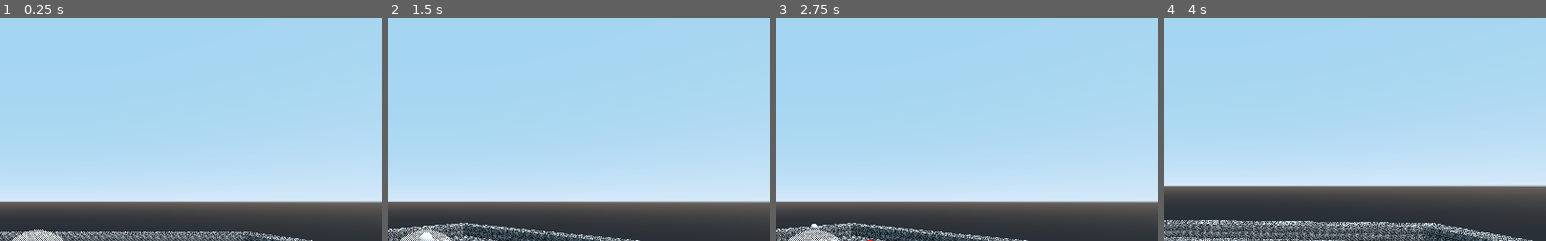
Above: before the commit, frames 1-4 (left to right).
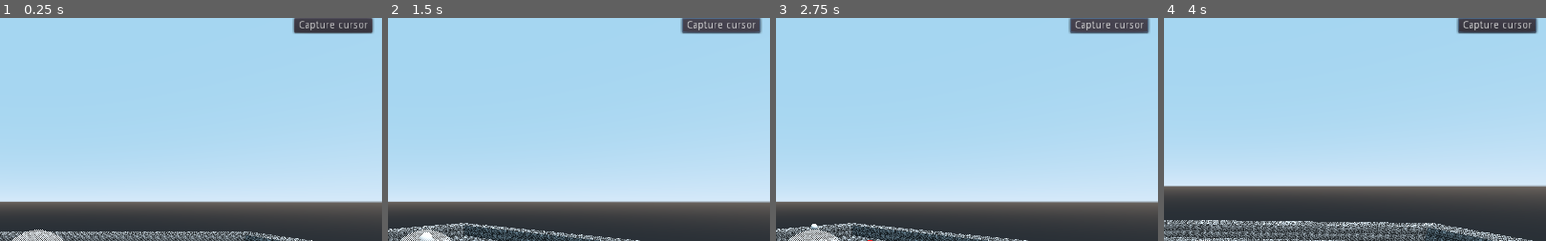
Above: after the commit, the same moments.

Repository: BrightMothGames/RollerBall2
Game: Godot game, scene res://SpatialTest.tscn
Two runs of this game, one before a commit and one after it. Both use one fixed random seed, a clock stepped at 60 frames per second and the inputs below. The engine's default icon, where the game draws it, is replaced by a stand-in: a white triangle on a blue panel in a dark square.
Inputs (mouse positions are % of the whole screen's width and height, from its top left):
- Up to frame 1 (0.25 s): no input
- Up to frame 2 (1.5 s): click (89, 2) at 0.5 s, where only the run after the commit has a clickable "Capture cursor"; click (89, 2) at 1.25 s, where only the run after the commit has a clickable "Capture cursor"
- Up to frame 3 (2.75 s): click (89, 2) at 2 s, where only the run after the commit has a clickable "Capture cursor"
- Up to frame 4 (4 s): move the mouse to (55, 50) at 2.77 s; press the mouse at (55, 50) at 2.78 s; move the mouse to (45, 50) at 3.52 s; release the mouse at (45, 50) at 3.53 s; tap D (MoveX+) at 3.6 s
The pictures show only the part of the screen within x 45-95%, y 0-50%; the shares and areas given below are measured in that part.

The runs differ from the first frame. In frame 1, 1.6% of the frame differs, in the area x 76-98%, y 0-8%; in frame 2, 1.6%; in frame 3, 1.6%; in frame 4, 1.6%.

Commit message:
browser capture cursor maybe

Diff:
--- a/project/GUI.gd
+++ b/project/GUI.gd
@@ -2,7 +2,6 @@
 
 onready var player = get_parent()
 onready var healthBar = get_node("HealthBar")
-
 
 
 func _ready():
@@ -27,3 +26,6 @@
 		healthBar.get_child(i).texture = load("res://icons/hud_heartEmpty.png")
 	for i in player.curHealth:
 		healthBar.get_child(i).texture = load("res://icons/hud_heartFull.png")
+
+func _on_Button_pressed():
+	Input.set_mouse_mode(Input.MOUSE_MODE_CAPTURED)
--- a/project/GameUI.tscn
+++ b/project/GameUI.tscn
@@ -11,3 +11,22 @@
 __meta__ = {
 "_edit_use_anchors_": false
 }
+
+[node name="Control" type="Control" parent="."]
+margin_right = 960.0
+margin_bottom = 540.0
+__meta__ = {
+"_edit_use_anchors_": false
+}
+
+[node name="Button" type="Button" parent="Control"]
+anchor_left = 1.0
+anchor_right = 1.0
+margin_left = -105.0
+margin_bottom = 20.0
+text = "Capture cursor"
+__meta__ = {
+"_edit_use_anchors_": false
+}
+
+[connection signal="pressed" from="Control/Button" to="." method="_on_Button_pressed"]
--- a/project/PlayerInput.gd
+++ b/project/PlayerInput.gd
@@ -14,7 +14,7 @@
 var sensitivity = 100
 
 func _ready():
-	Input.set_mouse_mode(Input.MOUSE_MODE_CAPTURED)
+	#Input.set_mouse_mode(Input.MOUSE_MODE_CAPTURED)
 	OS.center_window()
 	OS.window_maximized = true
 
Not shown: 2 places in project/shaders/testshader.tres that only renumber resources
